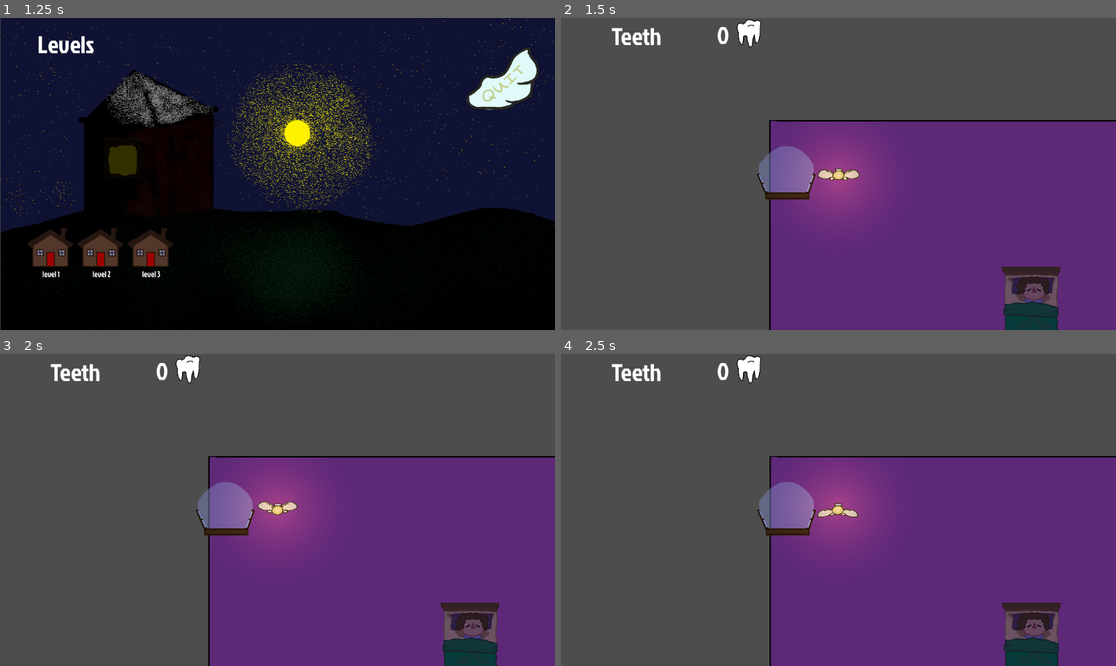
Above: before the commit, frames 1-4 (two rows, left to right).
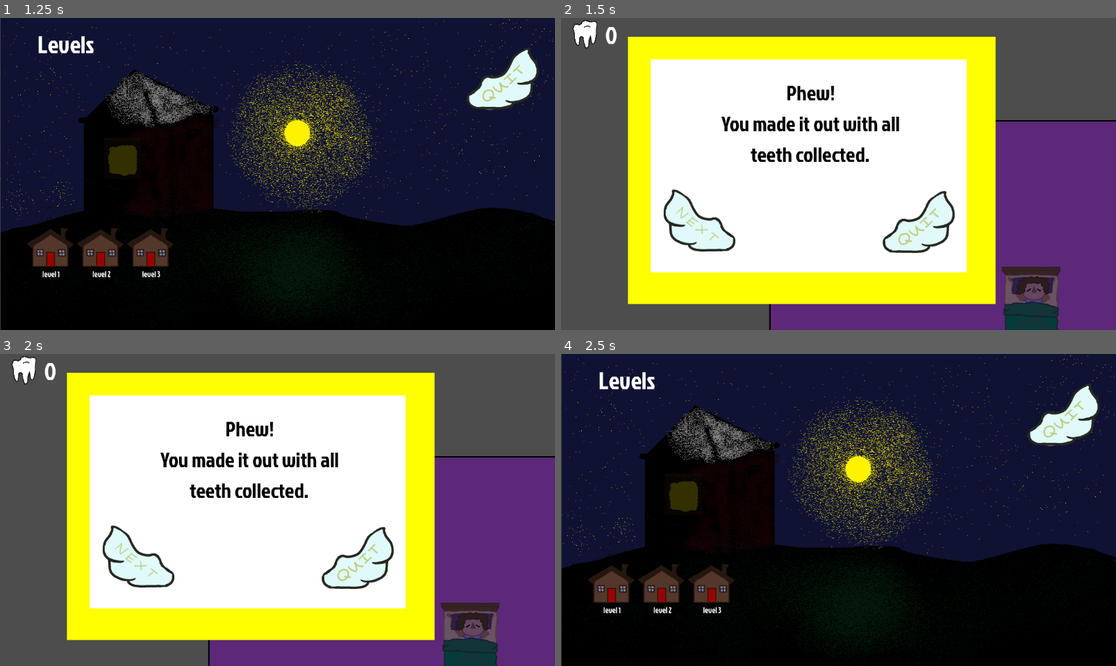
Above: after the commit, the same moments.

Repository: Cthulhu5227/Collector_videogame
Game: Godot game, scene res://main_menu.tscn
Same seed, same stepped clock (60 frames per second), same inputs: the game is played once before the commit and once after it.
Inputs (mouse positions are in pixels of both pictures, inside the frame that each line leads up to):
- Up to frame 1 (1.25 s): click (249, 114) at 0.5 s
- Up to frame 2 (1.5 s): click "level 1" at 1.25 s
- Up to frame 3 (2 s): no input
- Up to frame 4 (2.5 s): click (699, 559) at 2.02 s

Frame 1 is identical in both runs. In frame 2, 57% of the frame differs, in the area x 2-79%, y 0-92%; in frame 3, 57%; in frame 4, 99%, in the area x 0-100%, y 0-100%.

Commit message:
update icons

Diff:
--- a/ui.tscn
+++ b/ui.tscn
@@ -1,18 +1,20 @@
-[gd_scene load_steps=16 format=3 uid="uid://c3dxvf2x81wwt"]
+[gd_scene load_steps=19 format=3 uid="uid://c3dxvf2x81wwt"]
 
 [ext_resource type="Script" uid="uid://h5gvvejyycn7" path="res://ui.gd" id="1_fyqef"]
-[ext_resource type="Script" path="res://pause_menu.gd" id="2_m6e0p"]
-[ext_resource type="Script" path="res://quit_button.gd" id="3_27fn8"]
+[ext_resource type="Script" uid="uid://c15j6bq2i7nrk" path="res://pause_menu.gd" id="2_m6e0p"]
+[ext_resource type="Script" uid="uid://bslujryosl65c" path="res://quit_button.gd" id="3_27fn8"]
 [ext_resource type="Texture2D" uid="uid://d4lasqjwyn2xn" path="res://assets/quit_test.png" id="3_nltto"]
 [ext_resource type="Texture2D" uid="uid://c5kahe2avqb5h" path="res://assets/quit_hover_test.png" id="4_ibotj"]
 [ext_resource type="Texture2D" uid="uid://ctlxnagfu242c" path="res://assets/tooth.png" id="6_e2l4f"]
 [ext_resource type="PackedScene" uid="uid://22f118a2rwec" path="res://audio_control.tscn" id="7_y4yjw"]
-[ext_resource type="Texture2D" uid="uid://1vlx4jojkgpo" path="res://assets/continue_test.png" id="8_irxef"]
-[ext_resource type="Script" path="res://continue_button.gd" id="8_ok7cu"]
-[ext_resource type="Script" path="res://music_player.gd" id="8_waa4j"]
-[ext_resource type="Texture2D" uid="uid://bl7pjkctxytcw" path="res://assets/continue_hover_test.png" id="9_e2l4f"]
+[ext_resource type="Script" uid="uid://cl566b8lrhplm" path="res://continue_button.gd" id="8_ok7cu"]
+[ext_resource type="Script" uid="uid://u727i38mquow" path="res://music_player.gd" id="8_waa4j"]
+[ext_resource type="Texture2D" uid="uid://cxi3kmc7fauk3" path="res://assets/sprites/wings_q.png" id="9_7rqds"]
+[ext_resource type="Texture2D" uid="uid://cpjuti0dcgfdl" path="res://assets/sprites/wings_q_hover.png" id="10_nvb2n"]
 [ext_resource type="Script" uid="uid://bftp35jn4256y" path="res://retry_button.gd" id="11_e2l4f"]
 [ext_resource type="Texture2D" uid="uid://crqvtq1fgv7u3" path="res://assets/retry_test.png" id="11_gs482"]
+[ext_resource type="Texture2D" uid="uid://8sv1g5kl876q" path="res://assets/sprites/wings_n.png" id="11_os5c7"]
+[ext_resource type="Texture2D" uid="uid://jlm2agjo84dy" path="res://assets/sprites/wings_n_hover.png" id="12_b2p7n"]
 [ext_resource type="Texture2D" uid="uid://0etiu1j7lfms" path="res://assets/retry_hover_test.png" id="12_cxd00"]
 
 [sub_resource type="LabelSettings" id="LabelSettings_n5ude"]
@@ -50,26 +52,18 @@
 
 [node name="Label" type="Label" parent="teeth_counter"]
 layout_mode = 0
-offset_left = 196.0
-offset_right = 287.0
-offset_bottom = 53.0
+offset_left = -36.0
+offset_right = 55.0
+offset_bottom = 69.0
 text = "0"
-label_settings = SubResource("LabelSettings_n5ude")
-
-[node name="Label2" type="Label" parent="teeth_counter"]
-layout_mode = 0
-offset_left = -23.0
-offset_top = 2.0
-offset_right = 113.0
-offset_bottom = 55.0
-text = "Teeth "
 label_settings = SubResource("LabelSettings_n5ude")
 
 [node name="tooth" type="TextureRect" parent="teeth_counter"]
 layout_mode = 0
-offset_left = 230.0
-offset_right = 294.00006
-offset_bottom = 64.0
+offset_left = -110.0
+offset_top = 2.0
+offset_right = -45.99994
+offset_bottom = 66.0
 texture = ExtResource("6_e2l4f")
 
 [node name="audio_control" parent="." instance=ExtResource("7_y4yjw")]
@@ -80,7 +74,6 @@
 script = ExtResource("8_waa4j")
 
 [node name="end_menu" type="Control" parent="."]
-visible = false
 layout_mode = 3
 anchors_preset = 0
 offset_right = 40.0
@@ -103,22 +96,22 @@
 
 [node name="quit_button" type="TextureButton" parent="end_menu"]
 layout_mode = 0
-offset_left = 688.0
-offset_top = 445.0
-offset_right = 816.0
-offset_bottom = 509.0
-texture_normal = ExtResource("3_nltto")
-texture_hover = ExtResource("4_ibotj")
+offset_left = 643.0
+offset_top = 330.0
+offset_right = 843.0
+offset_bottom = 530.0
+texture_normal = ExtResource("9_7rqds")
+texture_hover = ExtResource("10_nvb2n")
 script = ExtResource("3_27fn8")
 
 [node name="continue_button" type="TextureButton" parent="end_menu"]
 layout_mode = 0
-offset_left = 234.0
-offset_top = 443.0
-offset_right = 362.0
-offset_bottom = 507.0
-texture_normal = ExtResource("8_irxef")
-texture_hover = ExtResource("9_e2l4f")
+offset_left = 187.0
+offset_top = 327.0
+offset_right = 387.0
+offset_bottom = 527.0
+texture_normal = ExtResource("11_os5c7")
+texture_hover = ExtResource("12_b2p7n")
 script = ExtResource("8_ok7cu")
 
 [node name="Label" type="Label" parent="end_menu"]
@@ -127,8 +120,9 @@
 offset_top = 124.0
 offset_right = 831.0
 offset_bottom = 241.0
-text = "You Win! The Teeth are all
-your's for your Tooth castle"
+text = "Phew!
+You made it out with all
+teeth collected."
 label_settings = SubResource("LabelSettings_y4yjw")
 horizontal_alignment = 1
 
Binary file added: assets/sprites/wings_n.png
Not shown, added: assets/sprites/wings_n.png.import
Binary file added: assets/sprites/wings_n_hover.png
Not shown, added: assets/sprites/wings_n_hover.png.import
